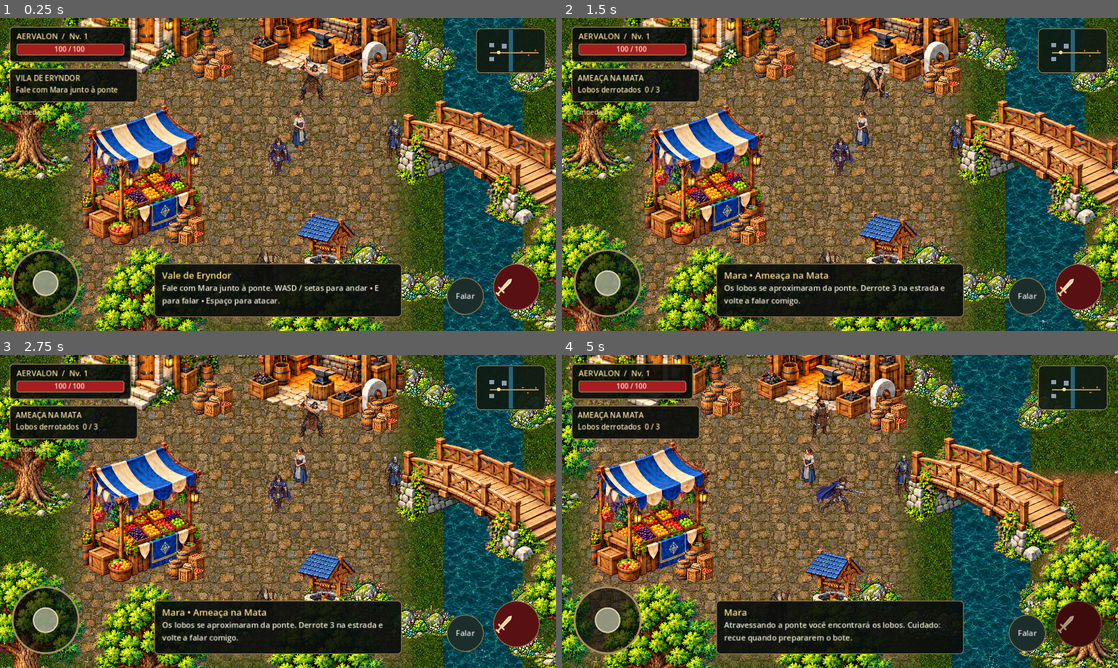
Above: before the commit, frames 1-4 (two rows, left to right).
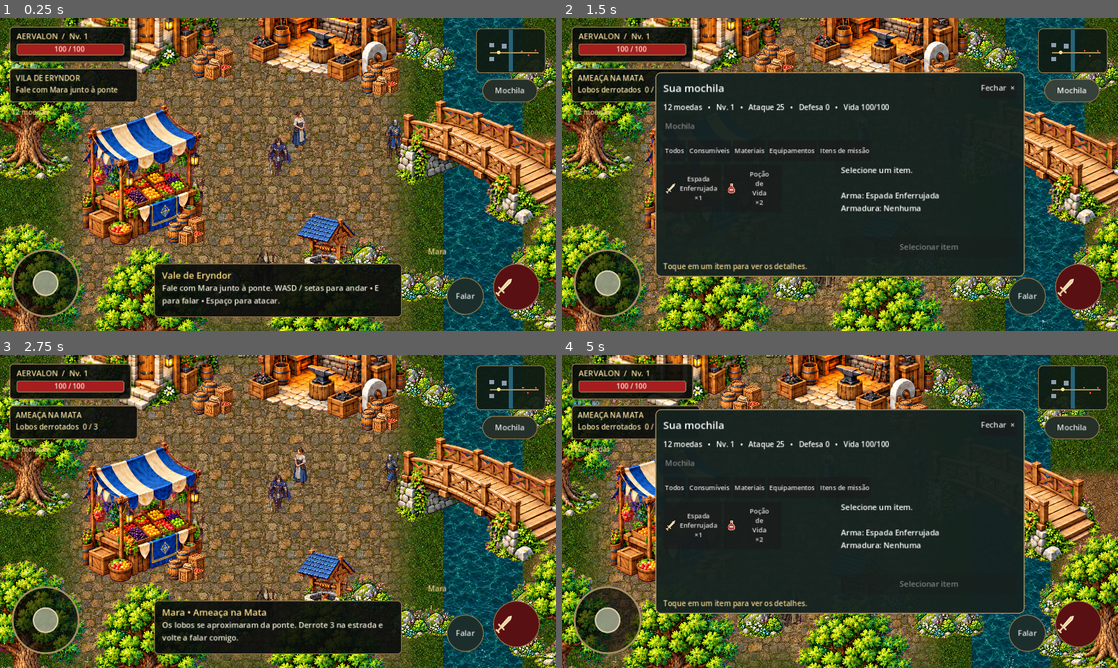
Above: after the commit, the same moments.

Repository: Surgaj/Aervalon
Game: Godot game, scene res://scenes/world/eryndor.tscn
The game is run twice, just before and just after one commit, with the same random seed, the same clock (stepped at 60 frames per second) and the same inputs.
Inputs (mouse positions are in pixels of both pictures, inside the frame that each line leads up to):
- Up to frame 1 (0.25 s): no input
- Up to frame 2 (1.5 s): click "Falar" at 0.5 s; click (1073, 89) at 1.25 s, where only the run after the commit has a clickable "Mochila"
- Up to frame 3 (2.75 s): click (433, 423) at 2 s, where only the run after the commit has a clickable "Fechar ×"
- Up to frame 4 (5 s): tap Enter at 2.75 s; move the mouse to (962, 495) at 2.77 s; hold D (move_right) 2.78-3.5 s; tap Space (attack) at 2.85, 4.55 s; click (962, 495) at 2.92 s; tap E (interact) at 3.05 s; drag from (728, 527) to (812, 574) at 3.52 s; move the mouse to (895, 442) at 4.27 s; hold D (move_right) from 4.28 s (still down); tap I at 4.35 s; click (895, 442) at 4.42 s

The runs differ from the first frame. In frame 1, 1.2% of the frame differs, in the area x 2-97%, y 12-76%; in frame 2, 47%; in frame 3, 1.5%; in frame 4, 83%, in the area x 0-100%, y 0-100%.

Commit message:
feat: connect Eryndor quest, mobile inventory, shops, loot and respawns

Diff:
--- a/scripts/enemy.gd
+++ b/scripts/enemy.gd
@@ -19,11 +19,24 @@
 	target = origin
 	$Visual.setup("wolf")
 func _physics_process(delta):
+	if get_tree().current_scene.modal_open: return
 	if health<=0:
 		dead_time += delta
 		$Visual.set_state("death",facing)
 		modulate.a = clampf(1.5-dead_time*0.22,0,1)
-		if dead_time>7: queue_free()
+		if dead_time>25 and player.global_position.distance_to(origin)>160:
+			health = 75
+			global_position = origin
+			modulate.a = 1
+			collision_layer = 4
+			dead_time = 0
+			hit_stun = 0
+			velocity = Vector2.ZERO
+			attack_cd = 1
+			patrol_time = 2
+			windup = 0
+			state = "patrol"
+			target = origin
 		return
 	if not is_instance_valid(player): return
 	attack_cd = maxf(0,attack_cd-delta)
@@ -36,7 +49,9 @@
 	if windup>0:
 		windup -= delta
 		$Visual.set_state("attack",facing)
-		if windup<=0 and distance<56 and player.death_time<=0: player.take_damage(12)
+		if windup<=0 and distance<56 and player.death_time<=0:
+			var ray = PhysicsRayQueryParameters2D.create(global_position,player.global_position,1)
+			if get_world_2d().direct_space_state.intersect_ray(ray).is_empty(): player.take_damage(12)
 		return
 	if player.death_time>0 or global_position.distance_to(origin)>310:
 		state = "return"
--- a/scripts/eryndor.gd
+++ b/scripts/eryndor.gd
@@ -9,12 +9,23 @@
 var quest_target := 3
 var quest_complete := false
 var chest_open := false
-var coins := 0
+var rpg = preload("res://scripts/rpg_state.gd").new()
+var modal_open := false
+var shop := ""
+var coins: int:
+	get: return rpg.coins
+	set(value): rpg.coins = value
 var message_time := 0.0
 var qa_enabled := false
 var qa_clock := 0.0
 var nearest_npc
 func _ready():
+	rpg.save_enabled = not "--test" in OS.get_cmdline_user_args()
+	rpg.load_game()
+	quest_started = rpg.quest != "available"
+	quest_complete = rpg.quest == "complete"
+	quest_kills = rpg.kills
+	chest_open = rpg.chest_open
 	if not InputMap.has_action("interact"):
 		InputMap.add_action("interact")
 		var key = InputEventKey.new()
@@ -23,8 +34,11 @@
 	player = PLAYER.instantiate()
 	player.position = Vector2(610,590)
 	$YSortWorld.add_child(player)
+	player.max_health = rpg.max_health()
+	player.health = player.max_health
 	spawn_npc("Mara","mara",Vector2(650,540),25)
-	spawn_npc("Borin, o ferreiro","borin",Vector2(675,448),0)
+	spawn_npc("Borin, o ferreiro","borin",Vector2(670,339),0)
+	spawn_npc("Nilo, mercador","merchant",Vector2(455,660),0)
 	spawn_npc("Eldric","eldric",Vector2(585,795),20)
 	spawn_npc("Guarda de Eryndor","guard",Vector2(827,560),35)
 	spawn_npc("Galinha","hen",Vector2(440,530),40)
@@ -32,7 +46,7 @@
 		var wolf = WOLF.instantiate()
 		wolf.position = point
 		$YSortWorld.add_child(wolf)
-		wolf.died.connect(_enemy_died)
+		wolf.died.connect(_enemy_died.bind(wolf))
 	var chest = Sprite2D.new()
 	chest.name = "Chest"
 	chest.texture = load("res://assets/aervalon/v2/chest.png")
@@ -60,28 +74,27 @@
 	var best := 100.0
 	for npc in get_tree().get_nodes_in_group("npc"):
 		if npc.appearance == "hen": continue
-		var distance = player.global_position.distance_to(npc.global_position)
+		var interact_point = npc.global_position+Vector2(0,80) if npc.appearance=="borin" else npc.global_position
+		var distance = player.global_position.distance_to(interact_point)
 		if distance<best:
 			best = distance
 			nearest_npc = npc
-	if player.position.x>1100 and not quest_started:
-		quest_started = true
-		show_message("Ameaça na Mata","Os lobos bloquearam a estrada. Derrote três e volte a Mara.")
 	if is_instance_valid(hud): hud.refresh()
 	if qa_enabled:
 		qa_clock += delta
 		if qa_clock>0.1:
 			qa_clock = 0
-			var state = {"position":[player.position.x,player.positio …(270 unchanged characters)… ,"portrait":hud.portrait_warning.visible}
+			var state = {"position":[player.position.x,player.positio …(270 unchanged characters)… ,"portrait":hud.portrait_warning.visible,"modal":modal_open,"level":rpg.level,"xp":rpg.xp,"coins":coins,"equipment":rpg.equipment,"inventory":rpg.inventory}
 			JavaScriptBridge.eval("document.querySelector('canvas').dataset.aervalon="+JSON.stringify(JSON.stringify(state)), true)
 func interact_nearby():
-	if player.death_time>0: return
+	if player.death_time>0 or modal_open: return
 	if nearest_npc:
 		nearest_npc.interact()
 	elif player.global_position.distance_to(Vector2(1620,940))<95:
 		if not chest_open:
 			chest_open = true
 			coins += 10
+			persist()
 			$YSortWorld/Chest.modulate = Color(0.5,0.5,0.5)
 			show_message("Um achado entre as raízes","Você encontrou 10 moedas. Há recompensas fora da estrada.")
 		else: show_message("Baú vazio","Você já recolheu este tesouro.")
@@ -94,19 +107,64 @@
 			elif quest_kills>=quest_target:
 				quest_complete = true
 				coins += 25
+				rpg.add_item("mara_token")
+				grant_xp(45)
 				player.health = player.max_health
-				show_message("Estrada Segura • concluída","Mara: Agora podemos levar as mercadorias! +25 moedas • Vida restaurada.")
+				show_message("Estrada Segura • concluída","Mara: Agora podemos levar as mercadorias! +25 moedas • +45 XP • Vida restaurada.")
 			elif not quest_started:
 				quest_started = true
 				show_message("Mara • Ameaça na Mata","Os lobos se aproximaram da ponte. Derrote 3 na estrada e volte a falar comigo.")
 			else: show_message("Mara","Atravessando a ponte você encontrará os lobos. Cuidado: recue quando prepararem o bote.")
-		"borin": show_message("Borin, o ferreiro","Quando a Pedra Cinzenta voltar a enviar minério, poderemos melhorar seu equipamento. Por ora, cuide desta lâmina.")
+		"borin":
+			hud.open_inventory("borin")
+			show_message("Borin", "Uma boa lâmina faz diferença. Veja minhas peças; também compro seus materiais.")
+		"merchant":
+			hud.open_inventory("merchant")
+			show_message("Nilo", "Pão fresco e poções para a estrada. Posso comprar o que encontrou na floresta.")
 		"eldric": show_message("Eldric","Eryndor é só o começo. Além da floresta, as ruínas de Thal’Kor ainda guardam suas histórias.")
 		_: show_message(npc.npc_name,"Mara precisa de ajuda. A estrada do outro lado da ponte já não é segura.")
-func _enemy_died():
-	quest_started = true
-	quest_kills = mini(quest_kills+1,quest_target)
-	if quest_kills>=quest_target: show_message("Estrada Segura","Os três lobos foram derrotados. Volte à vila e fale com Mara.")
+	persist()
+func _enemy_died(wolf = null):
+	if quest_started and not quest_complete:
+		quest_kills = mini(quest_kills+1,quest_target)
+		if quest_kills>=quest_target: show_message("Estrada Segura","Volte à vila e fale com Mara.")
+	grant_xp(20)
+	if is_instance_valid(wolf):
+		var loot = Node2D.new()
+		loot.set_script(preload("res://scripts/loot.gd"))
+		loot.position = wolf.position
+		loot.items = {"wolf_pelt":1}
+		if randf()<0.5: loot.items["wolf_fang"]=1
+		loot.coins = randi_range(1,3)
+		$YSortWorld.add_child(loot)
+	persist()
+func grant_xp(amount: int):
+	var leveled = rpg.add_xp(amount)
+	player.max_health = rpg.max_health()
+	if leveled:
+		player.health = player.max_health
+		show_message("Nível %d!" % rpg.level,"Ataque +2 • Vida máxima +8 • Vida restaurada")
+		damage_number(player.position,rpg.level,Color.GOLD)
+	else: damage_number(player.position,amount,Color.LIGHT_SKY_BLUE)
+func persist():
+	rpg.quest = "complete" if quest_complete else ("return" if quest_kills>=3 else ("active" if quest_started else "available"))
+	rpg.kills = quest_kills
+	rpg.chest_open = chest_open
+	if not rpg.save_game(): show_message("Não foi possível salvar", "O navegador bloqueou o armazenamento. Mantenha esta aba aberta para preservar esta sessão.")
+func use_item(id: String) -> String:
+	if not rpg.inventory.has(id): return "Item indisponível"
+	var item = rpg.ITEMS[id]
+	if item.has("slot"):
+		rpg.equip(id)
+		persist()
+		return "Equipado • Ataque %d • Defesa %d" % [rpg.attack(),rpg.defense()]
+	if item.has("heal"):
+		if player.health>=player.max_health: return "Sua vida já está cheia"
+		player.health = mini(player.max_health,player.health+int(item.heal))
+		rpg.remove_item(id)
+		persist()
+		return "Vida recuperada"
+	return "Este item não pode ser usado"
 func quest_text() -> String:
 	if quest_complete: return "ESTRADA SEGURA\nConcluída • Explore o vale"
 	if quest_kills>=quest_target: return "ESTRADA SEGURA\nVolte à vila • Fale com Mara"
--- /dev/null
+++ b/scripts/inventory_panel.gd
@@ -0,0 +1,160 @@
+extends PanelContainer
+var world
+var shop := ""
+var mode := "Mochila"
+var category := "Todos"
+var selected := ""
+var heading: Label
+var stats: Label
+var grid: GridContainer
+var detail: Label
+var feedback: Label
+var action: Button
+var equip_action: Button
+var tabs: HBoxContainer
+func _ready():
+	world = get_tree().current_scene
+	mouse_filter = Control.MOUSE_FILTER_STOP
+	var style = StyleBoxFlat.new()
+	style.bg_color = Color("15221ff5")
+	style.border_color = Color("ad9060")
+	style.set_border_width_all(2)
+	style.set_corner_radius_all(12)
+	style.content_margin_left = 18
+	style.content_margin_right = 18
+	style.content_margin_top = 12
+	style.content_margin_bottom = 12
+	add_theme_stylebox_override("panel",style)
+	var column = VBoxContainer.new()
+	column.add_theme_constant_override("separation",8)
+	add_child(column)
+	var top = HBoxContainer.new()
+	column.add_child(top)
+	heading = Label.new()
+	heading.size_flags_horizontal = Control.SIZE_EXPAND_FILL
+	heading.add_theme_font_size_override("font_size",24)
+	top.add_child(heading)
+	var close_button = make_button("Fechar  ×")
+	close_button.pressed.connect(close)
+	top.add_child(close_button)
+	stats = Label.new()
+	stats.add_theme_font_size_override("font_size",17)
+	column.add_child(stats)
+	tabs = HBoxContainer.new()
+	column.add_child(tabs)
+	for title in ["Mochila","Comprar","Vender"]:
+		var button = make_button(title)
+		button.pressed.connect(func(): mode=title; selected=""; refresh())
+		tabs.add_child(button)
+	var categories = HBoxContainer.new()
+	column.add_child(categories)
+	for title in ["Todos","Consumíveis","Materiais","Equipamentos","Itens de missão"]:
+		var button = make_button(title)
+		button.add_theme_font_size_override("font_size",15)
+		button.pressed.connect(func(): category=title; selected=""; refresh())
+		categories.add_child(button)
+	var body = HBoxContainer.new()
+	body.size_flags_vertical = Control.SIZE_EXPAND_FILL
+	column.add_child(body)
+	var scroll = ScrollContainer.new()
+	scroll.size_flags_horizontal = Control.SIZE_EXPAND_FILL
+	scroll.custom_minimum_size.x = 370
+	body.add_child(scroll)
+	grid = GridContainer.new()
+	grid.columns = 3
+	grid.size_flags_horizontal = Control.SIZE_EXPAND_FILL
+	grid.add_theme_constant_override("h_separation",7)
+	grid.add_theme_constant_override("v_separation",7)
+	scroll.add_child(grid)
+	var right = VBoxContainer.new()
+	right.custom_minimum_size.x = 240
+	right.size_flags_horizontal = Control.SIZE_EXPAND_FILL
+	body.add_child(right)
+	detail = Label.new()
+	detail.autowrap_mode = TextServer.AUTOWRAP_WORD_SMART
+	detail.size_flags_vertical = Control.SIZE_EXPAND_FILL
+	detail.add_theme_font_size_override("font_size",18)
+	right.add_child(detail)
+	action = make_button("Selecionar item")
+	action.pressed.connect(transact)
+	right.add_child(action)
+	equip_action = make_button("Usar / Equipar")
+	equip_action.pressed.connect(func(): feedback.text=world.use_item(selected); refresh())
+	right.add_child(equip_action)
+	feedback = Label.new()
+	feedback.add_theme_font_size_override("font_size",17)
+	feedback.modulate = Color("f0d18c")
+	column.add_child(feedback)
+	visible = false
+func make_button(text: String) -> Button:
+	var button = Button.new()
+	button.text = text
+	button.custom_minimum_size.y = 48
+	button.add_theme_font_size_override("font_size",18)
+	return button
+func open(shop_id := ""):
+	shop = shop_id
+	world.shop = shop
+	mode = "Comprar" if shop!="" else "Mochila"
+	category = "Todos"
+	selected = ""
+	feedback.text = "Toque em um item para ver os detalhes."
+	world.modal_open = true
+	world.player.set_touch_direction(Vector2.ZERO)
+	world.player.attack_time = 0
+	world.hud.joy_touch = -1
+	world.hud.joy_vector = Vector2.ZERO
+	world.hud.joystick.queue_redraw()
+	visible = true
+	refresh()
+func close():
+	visible = false
+	world.modal_open = false
+	world.shop = ""
+	world.player.hit_time = maxf(world.player.hit_time,0.5)
+	world.persist()
+func refresh():
+	heading.text = "Borin • Ferraria" if shop=="borin" else ("Nilo • Mercado" if shop=="merchant" else "Sua mochila")
+	var r = world.rpg
+	stats.text = "%d moedas   •   Nv. %d   •   Ataque %d   •   Defesa %d   •   Vida %d/%d" % [r.coins,r.level,r.attack(),r.defense(),world.player.health,world.player.max_health]
+	for button in tabs.get_children():
+		button.visible = button.text=="Mochila" or shop!=""
+		button.disabled = button.text==mode
+	for child in grid.get_children():
+		grid.remove_child(child)
+		child.queue_free()
+	var ids = r.SHOPS.get(shop,[]) if mode=="Comprar" else r.inventory.keys()
+	for id in ids:
+		var item = r.ITEMS[id]
+		if category!="Todos" and item.type!=category: continue
+		var button = make_button(item.name.replace(" ","\n")+("\n%d moedas" % item.price if mode=="Comprar" else "\n×%d" % r.inventory[id]))
+		button.icon = load("res://assets/aervalon/ui/"+item.icon+".svg")
+		button.expand_icon = true
+		button.add_theme_constant_override("icon_max_width",26)
+		button.add_theme_font_size_override("font_size",15)
+		button.custom_minimum_size = Vector2(120,110)
+		button.size_flags_horizontal = Control.SIZE_EXPAND_FILL
+		button.pressed.connect(func(): selected=id; refresh_detail())
+		grid.add_child(button)
+	refresh_detail()
+func refresh_detail():
+	var r = world.rpg
+	if selected=="" or not r.ITEMS.has(selected) or (mode!="Comprar" and not r.inventory.has(selected)):
+		selected=""
+		detail.text="Selecione um item.\n\nArma: %s\nArmadura: %s" % [r.ITEMS.get(r.equipment.weapon,{"name":"Nenhuma"}).name,r.ITEMS.get(r.equipment.armor,{"name":"Nenhuma"}).name]
+		action.disabled=true
+		equip_action.visible=false
+		return
+	var item = r.ITEMS[selected]
+	detail.text = "%s\n%s\n\n%s\n\nVenda: %d moedas%s" % [item.name,item.type,item.description,item.value,"\nEquipado" if selected in r.equipment.values() else ""]
+	action.disabled=false
+	action.text="Comprar • %d" % item.price if mode=="Comprar" else ("Vender 1 • %d" % item.value if mode=="Vender" else ("Equipar" if item.has("slot") else "Usar"))
+	if mode=="Mochila": action.disabled=not item.has("slot") and not item.has("heal")
+	equip_action.visible=mode!="Mochila" and r.inventory.has(selected) and (item.has("slot") or item.has("heal"))
+func transact():
+	if selected=="": return
+	if mode=="Comprar": feedback.text=world.rpg.buy(selected,shop)
+	elif mode=="Vender" and shop!="": feedback.text=world.rpg.sell(selected)
+	else: feedback.text=world.use_item(selected)
+	world.persist()
+	refresh()
--- /dev/null
+++ b/scripts/loot.gd
@@ -0,0 +1,32 @@
+extends Node2D
+var items := {}
+var coins := 0
+var lifetime := 0.0
+var collected := false
+func _ready():
+	var sprite = Sprite2D.new()
+	sprite.texture = load("res://assets/aervalon/ui/loot.svg")
+	sprite.position.y = -10
+	add_child(sprite)
+	add_to_group("loot")
+func _process(delta):
+	if collected: return
+	lifetime += delta
+	var world = get_tree().current_scene
+	if world.modal_open or world.player.death_time>0: return
+	if lifetime>0.6 and world.player.global_position.distance_to(global_position)<48:
+		var ray = PhysicsRayQueryParameters2D.create(global_position,world.player.global_position,1)
+		if get_world_2d().direct_space_state.intersect_ray(ray).is_empty(): collect()
+func collect():
+	if collected: return
+	collected = true
+	var world = get_tree().current_scene
+	var messages: Array[String] = []
+	for id in items:
+		world.rpg.add_item(id,items[id])
+		messages.append("+%d %s" % [items[id],world.rpg.ITEMS[id].name])
+	world.coins += coins
+	if coins>0: messages.append("+%d moedas" % coins)
+	world.show_message("Recolhido", " • ".join(messages))
+	world.persist()
+	queue_free()
--- a/scripts/mobile_controls.gd
+++ b/scripts/mobile_controls.gd
@@ -13,6 +13,11 @@
 var coins: Label
 var joystick: Control
 var minimap: Control
+var inventory_panel
+var inventory_button: Button
+var level_label: Label
+var xp_label: Label
+var interaction_hint: Label
 var joy_touch := -1
 var joy_vector := Vector2.ZERO
 var joy_center := Vector2.ZERO
@@ -23,7 +28,7 @@
 	root.mouse_filter = Control.MOUSE_FILTER_IGNORE
 	add_child(root)
 	var status = panel(Vector2(22,20),Vector2(280,82))
-	label(status,"AERVALON  /  Nv. 1",Vector2(16,9),18,Color(0.95,0.85,0.59))
+	level_label = label(status,"AERVALON  /  Nv. 1",Vector2(16,9),18,Color(0.95,0.85,0.59))
 	health = ProgressBar.new()
 	health.position = Vector2(16,39)
 	health.size = Vector2(248,24)
@@ -32,6 +37,7 @@
 	health.add_theme_stylebox_override("fill",box(Color(0.65,0.12,0.12),5))
 	status.add_child(health)
 	health_text = label(status,"100 / 100",Vector2(103,40),16)
+	xp_label = label(root,"",Vector2(26,101),14,Color.LIGHT_SKY_BLUE)
 	var quest_panel = panel(Vector2(22,116),Vector2(295,78))
 	quest = label(quest_panel,"",Vector2(14,10),17,Color(0.96,0.87,0.65))
 	coins = label(root,"",Vector2(26,205),16,Color(0.95,0.82,0.52))
@@ -50,6 +56,7 @@
 	message_body = label(message_panel,"",Vector2(18,43),18)
 	message_body.size = Vector2(534,76)
 	message_body.autowrap_mode = TextServer.AUTOWRAP_WORD_SMART
+	interaction_hint = label(root,"",Vector2.ZERO,17,Color("f0d18c"))
 	minimap = Control.new()
 	minimap.mouse_filter = Control.MOUSE_FILTER_IGNORE
 	root.add_child(minimap)
@@ -57,6 +64,11 @@
 	portrait_warning = panel(Vector2.ZERO,Vector2(380,95))
 	label(portrait_warning,"Gire o celular para jogar",Vector2(20,15),24,Color(1,0.86,0.55))
 	label(portrait_warning,"Aervalon foi feito para a tela deitada.",Vector2(20,52),17)
+	inventory_button = button("Mochila",Vector2(128,54),Color(0.14,0.19,0.16))
+	inventory_button.pressed.connect(func(): open_inventory())
+	inventory_panel = PanelContainer.new()
+	inventory_panel.set_script(preload("res://scripts/inventory_panel.gd"))
+	root.add_child(inventory_panel)
 	get_viewport().size_changed.connect(layout)
 	layout()
 func box(color: Color, radius: int) -> StyleBoxFlat:
@@ -102,20 +114,37 @@
 	attack_button.position = size-Vector2(145,155)
 	interact_button.position = size-Vector2(252,123)
 	message_panel.position = Vector2((size.x-570)*0.5,size.y-155)
+	interaction_hint.position = Vector2(size.x-295,size.y-195)
 	minimap.position = Vector2(size.x-184,24)
 	portrait_warning.position = size*0.5-Vector2(190,47)
 	portrait_warning.visible = size.y>size.x
+	inventory_button.position = Vector2(size.x-170,140)
+	inventory_panel.size = Vector2(minf(850,size.x-100),minf(470,size.y-64))
+	inventory_panel.position = (size-inventory_panel.size)*0.5
 	joystick.queue_redraw()
+func open_inventory(shop_id := ""):
+	if world.player.death_time>0: return
+	inventory_panel.open(shop_id)
 func refresh():
+	health.max_value = world.player.max_health
 	health.value = world.player.health
-	health_text.text = "%d / 100" % world.player.health
+	level_label.text = "AERVALON  /  Nv. %d" % world.rpg.level
+	xp_label.text = "XP %d / %d" % [world.rpg.xp,world.rpg.xp_needed()]
+	health_text.text = "%d / %d" % [world.player.health,world.player.max_health]
 	quest.text = world.quest_text()
+	interaction_hint.text = world.nearest_npc.npc_name if world.nearest_npc and not world.modal_open else ""
 	coins.text = "%d moedas" % world.coins
-	message_panel.visible = world.message_time>0
-	interact_button.text = "Falar" if world.nearest_npc else "Usar"
+	message_panel.visible = world.message_time>0 and not world.modal_open
+	interact_button.text = ("Loja" if world.nearest_npc.appearance in ["borin","merchant"] else "Falar") if world.nearest_npc else "Usar"
 	attack_button.modulate = Color(0.7,0.7,0.7) if world.player.attack_cooldown>0 else Color.WHITE
 	minimap.queue_redraw()
 func _input(event):
+	if event is InputEventKey and event.pressed and not event.echo:
+		if event.physical_keycode==KEY_ESCAPE and world.modal_open: inventory_panel.close()
+		elif event.physical_keycode==KEY_I:
+			if world.modal_open: inventory_panel.close()
+			else: open_inventory()
+	if world.modal_open: return
 	if event is InputEventScreenTouch:
 		if event.pressed and event.position.distance_to(joy_center)<100 and joy_touch == -1:
 			joy_touch = event.index
--- a/scripts/npc.gd
+++ b/scripts/npc.gd
@@ -9,17 +9,20 @@
 var wait := 0.0
 var facing := Vector2.DOWN
 var conversation := 0.0
+var work_clock := 0.0
 func _ready():
 	origin = global_position
 	target = origin
-	$Visual.setup(appearance)
+	$Visual.setup("eldric" if appearance=="merchant" else appearance)
+	if appearance=="borin": $Visual.frame_changed.connect(_hammer_hit)
 func _physics_process(delta):
 	conversation = maxf(0,conversation-delta)
-	if conversation>0:
+	if conversation>0 or get_tree().current_scene.modal_open:
 		$Visual.set_state("idle",facing)
 		return
 	if appearance == "borin":
-		$Visual.set_state("work",Vector2.DOWN)
+		work_clock = fmod(work_clock+delta,4.5)
+		$Visual.set_state("work" if work_clock>1.0 and work_clock<3.0 else "idle",Vector2.DOWN)
 		return
 	wait -= delta
 	if wait>0:
@@ -38,3 +41,22 @@
 	var world = get_tree().current_scene
 	facing = global_position.direction_to(world.player.global_position)
 	world.npc_dialogue(self)
+
+func _hammer_hit():
+	if $Visual.animation!="work0" or $Visual.frame!=2: return
+	var sparks = CPUParticles2D.new()
+	sparks.position = Vector2(20,-1)
+	sparks.amount = 6
+	sparks.one_shot = true
+	sparks.explosiveness = 1.0
+	sparks.lifetime = 0.22
+	sparks.direction = Vector2.UP
+	sparks.spread = 65
+	sparks.initial_velocity_min = 25
+	sparks.initial_velocity_max = 55
+	sparks.gravity = Vector2(0,110)
+	sparks.scale_amount_min = 1
+	sparks.scale_amount_max = 2
+	sparks.color = Color(1,0.7,0.15)
+	add_child(sparks)
+	sparks.finished.connect(sparks.queue_free)
--- a/scripts/player.gd
+++ b/scripts/player.gd
@@ -23,8 +23,16 @@
 		if death_time <= 0:
 			global_position = spawn
 			health = max_health
+			hit_time = 2.0
+			touch_dir = Vector2.ZERO
 			health_changed.emit()
 			get_tree().current_scene.show_message("Um novo fôlego","Você voltou à vila. Os lobos restantes ainda rondam a estrada.")
+		return
+	if get_tree().current_scene.modal_open:
+		velocity = Vector2.ZERO
+		touch_dir = Vector2.ZERO
+		attack_time = 0
+		visual.set_state("idle",facing)
 		return
 	var input_dir = Input.get_vector("move_left","move_right","move_up","move_down")
 	if touch_dir.length()>0.05: input_dir = touch_dir
@@ -45,7 +53,7 @@
 func set_touch_direction(dir: Vector2):
 	touch_dir = dir.limit_length(1.0)
 func attack():
-	if attack_cooldown>0 or death_time>0: return
+	if attack_cooldown>0 or death_time>0 or get_tree().current_scene.modal_open: return
 	attack_cooldown = 0.55
 	attack_time = 0.4
 	strike_done = false
@@ -56,9 +64,10 @@
 		if enemy.health>0 and offset.length()<86 and (offset.length()<26 or facing.dot(offset.normalized())>0.25):
 			# World geometry must not allow sword hits through walls.
 			var query = PhysicsRayQueryParameters2D.create(global_position,enemy.global_position,1,[get_rid()])
-			if get_world_2d().direct_space_state.intersect_ray(query).is_empty(): enemy.take_damage(25,facing)
+			if get_world_2d().direct_space_state.intersect_ray(query).is_empty(): enemy.take_damage(get_tree().current_scene.rpg.attack(),facing)
 func take_damage(amount: int):
-	if death_time>0 or hit_time>0: return
+	if death_time>0 or hit_time>0 or get_tree().current_scene.modal_open: return
+	amount = maxi(1,amount-get_tree().current_scene.rpg.defense())
 	health = maxi(0,health-amount)
 	hit_time = 0.3
 	visual.flash()
Not shown, added: scripts/inventory_panel.gd.uid
Not shown, added: scripts/loot.gd.uid
